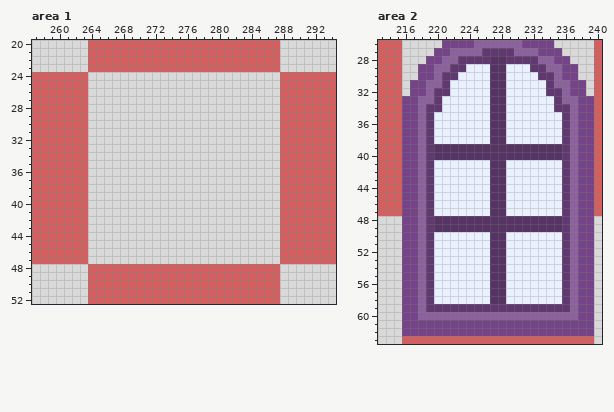
Pixel-art file, stored at Assets/Resources/Sprites/tiles/Letter box.aseprite. This is how it looked before the edit.
576x144 pixels, 1 frame. Colours within 5 levels of each other are drawn and written as one. Shown: area 1: x 257..294, y 20..52; area 2: x 213..240, y 26..63. The commit also changed other parts of the picture, which this record leaves out.
And afterwards:
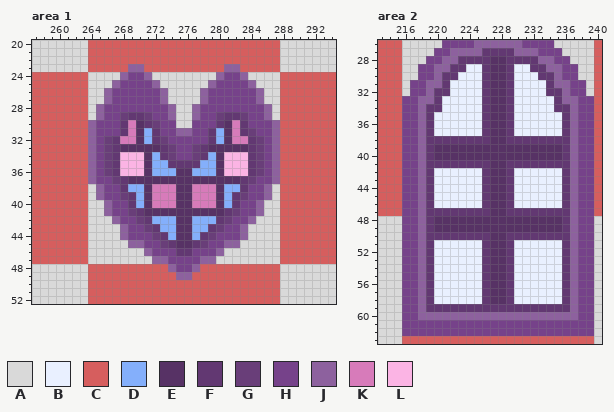
Palette (. is transparent): A #d9d9d9  B #e9f0ff  C #d65e5e  D #84affb  E #573265  F #623872  G #693e79  H #76428a  J #8d619e  K #d77bba  L #fbb4e4
Change:
--- area 1
@@ x 257..294 @@
 22 AAAAAAACCCCCCCCCCCCCCCCCCCCCCCCAAAAAAA
-23 AAAAAAACCCCCCCCCCCCCCCCCCCCCCCCAAAAAAA
-24 CCCCCCCAAAAAAAAAAAAAAAAAAAAAAAACCCCCCC
-25 CCCCCCCAAAAAAAAAAAAAAAAAAAAAAAACCCCCCC
-26 CCCCCCCAAAAAAAAAAAAAAAAAAAAAAAACCCCCCC
-27 CCCCCCCAAAAAAAAAAAAAAAAAAAAAAAACCCCCCC
-28 CCCCCCCAAAAAAAAAAAAAAAAAAAAAAAACCCCCCC
-29 CCCCCCCAAAAAAAAAAAAAAAAAAAAAAAACCCCCCC
-30 CCCCCCCAAAAAAAAAAAAAAAAAAAAAAAACCCCCCC
-31 CCCCCCCAAAAAAAAAAAAAAAAAAAAAAAACCCCCCC
-32 CCCCCCCAAAAAAAAAAAAAAAAAAAAAAAACCCCCCC
-33 CCCCCCCAAAAAAAAAAAAAAAAAAAAAAAACCCCCCC
-34 CCCCCCCAAAAAAAAAAAAAAAAAAAAAAAACCCCCCC
-35 CCCCCCCAAAAAAAAAAAAAAAAAAAAAAAACCCCCCC
-36 CCCCCCCAAAAAAAAAAAAAAAAAAAAAAAACCCCCCC
-37 CCCCCCCAAAAAAAAAAAAAAAAAAAAAAAACCCCCCC
-38 CCCCCCCAAAAAAAAAAAAAAAAAAAAAAAACCCCCCC
-39 CCCCCCCAAAAAAAAAAAAAAAAAAAAAAAACCCCCCC
-40 CCCCCCCAAAAAAAAAAAAAAAAAAAAAAAACCCCCCC
-41 CCCCCCCAAAAAAAAAAAAAAAAAAAAAAAACCCCCCC
-42 CCCCCCCAAAAAAAAAAAAAAAAAAAAAAAACCCCCCC
-43 CCCCCCCAAAAAAAAAAAAAAAAAAAAAAAACCCCCCC
-44 CCCCCCCAAAAAAAAAAAAAAAAAAAAAAAACCCCCCC
-45 CCCCCCCAAAAAAAAAAAAAAAAAAAAAAAACCCCCCC
-46 CCCCCCCAAAAAAAAAAAAAAAAAAAAAAAACCCCCCC
-47 CCCCCCCAAAAAAAAAAAAAAAAAAAAAAAACCCCCCC
-48 AAAAAAACCCCCCCCCCCCCCCCCCCCCCCCAAAAAAA
-49 AAAAAAACCCCCCCCCCCCCCCCCCCCCCCCAAAAAAA
+23 AAAAAAACCCCCJJCCCCCCCCCCJJCCCCCAAAAAAA
+24 CCCCCCCAAAAJHHJAAAAAAAAJHHJAAAACCCCCCC
+25 CCCCCCCAAAJHHHHJAAAAAAJHHHHJAAACCCCCCC
+26 CCCCCCCAAJHHHHHHJAAAAJHHHHHHJAACCCCCCC
+27 CCCCCCCAAJHHHHHHJAAAAJHHHHHHJAACCCCCCC
+28 CCCCCCCAJHHHHHHHHJAAJHHHHHHHHJACCCCCCC
+29 CCCCCCCAJHHGFFGHHJAAJHHGFFGHHJACCCCCCC
+30 CCCCCCCJHHHFKEFGHHAAHHHFEKFHHHJCCCCCCC
+31 CCCCCCCJHHHFKEDFHHJJHHFDEKFGHHJCCCCCCC
+32 CCCCCCCJHGFKKEDFGHHHHHFDEKKFGHJCCCCCCC
+33 CCCCCCCJHGFEEEEEFGHHGFEEEEEFGHJCCCCCCC
+34 CCCCCCCJHGFLLLEDFGHHGFDELLLFGHJCCCCCCC
+35 CCCCCCCJHGFLLLEDDFFFFDDELLLFGHJCCCCCCC
+36 CCCCCCCJHGFLLLEDDDEEDDDELLLFGHJCCCCCCC
+37 CCCCCCCJHHGFEEEEEEEEEEEEEEFGHHJCCCCCCC
+38 CCCCCCCAJHHFDDEKKKEEKKKEDDFHHJACCCCCCC
+39 CCCCCCCAJHHGFDEKKKEEKKKEDFGHHJACCCCCCC
+40 CCCCCCCAAJHHFDEKKKEEKKKEDFHHJAACCCCCCC
+41 CCCCCCCAAJHHGFEEEEEEEEEEFGHHJAACCCCCCC
+42 CCCCCCCAAAJHHGFDDDEEDDDFGHHJAAACCCCCCC
+43 CCCCCCCAAAAJHHGFDDEEDDFGHHJAAAACCCCCCC
+44 CCCCCCCAAAAJHHHGFDEEDFGHHHJAAAACCCCCCC
+45 CCCCCCCAAAAAJJHHGFEEFGHHJJAAAAACCCCCCC
+46 CCCCCCCAAAAAAAJHHHFFHHHJAAAAAAACCCCCCC
+47 CCCCCCCAAAAAAAAJJHHHHJJAAAAAAAACCCCCCC
+48 AAAAAAACCCCCCCCCCJHHJCCCCCCCCCCAAAAAAA
+49 AAAAAAACCCCCCCCCCCJJCCCCCCCCCCCAAAAAAA
 50 AAAAAAACCCCCCCCCCCCCCCCCCCCCCCCAAAAAAA
--- area 2
@@ x 213..240 @@
 28 CCCAAAHHJJFFFFEEFFFFJJHHAAAC
-29 CCCAAHHJJFFBBBEEBBBFFJJHHAAC
-30 CCCAAHHJFFBBBBEEBBBBFFJHHAAC
-31 CCCAHHJJFBBBBBEEBBBBBFJJHHAC
-32 CCCAHHJFFBBBBBEEBBBBBFFJHHAC
-33 CCCHHJJFBBBBBBEEBBBBBBFJJHHC
-34 CCCHHJFFBBBBBBEEBBBBBBFFJHHC
-35 CCCHHJFBBBBBBBEEBBBBBBBFJHHC
-36 CCCHHJFBBBBBBBEEBBBBBBBFJHHC
-37 CCCHHJFBBBBBBBEEBBBBBBBFJHHC
-38 CCCHHJFBBBBBBBEEBBBBBBBFJHHC
+29 CCCAAHHJJFFBBFEEFBBFFJJHHAAC
+30 CCCAAHHJFFBBBFEEFBBBFFJHHAAC
+31 CCCAHHJJFBBBBFEEFBBBBFJJHHAC
+32 CCCAHHJFFBBBBFEEFBBBBFFJHHAC
+33 CCCHHJJFBBBBBFEEFBBBBBFJJHHC
+34 CCCHHJFFBBBBBFEEFBBBBBFFJHHC
+35 CCCHHJFBBBBBBFEEFBBBBBBFJHHC
+36 CCCHHJFBBBBBBFEEFBBBBBBFJHHC
+37 CCCHHJFBBBBBBFEEFBBBBBBFJHHC
+38 CCCHHJFFFFFFFFEEFFFFFFFFJHHC
 39 CCCHHJFEEEEEEEEEEEEEEEEFJHHC
 40 CCCHHJFEEEEEEEEEEEEEEEEFJHHC
-41 CCCHHJFBBBBBBBEEBBBBBBBFJHHC
-42 CCCHHJFBBBBBBBEEBBBBBBBFJHHC
-43 CCCHHJFBBBBBBBEEBBBBBBBFJHHC
-44 CCCHHJFBBBBBBBEEBBBBBBBFJHHC
-45 CCCHHJFBBBBBBBEEBBBBBBBFJHHC
-46 CCCHHJFBBBBBBBEEBBBBBBBFJHHC
-47 CCCHHJFBBBBBBBEEBBBBBBBFJHHC
+41 CCCHHJFFFFFFFFEEFFFFFFFFJHHC
+42 CCCHHJFBBBBBBFEEFBBBBBBFJHHC
+43 CCCHHJFBBBBBBFEEFBBBBBBFJHHC
+44 CCCHHJFBBBBBBFEEFBBBBBBFJHHC
+45 CCCHHJFBBBBBBFEEFBBBBBBFJHHC
+46 CCCHHJFBBBBBBFEEFBBBBBBFJHHC
+47 CCCHHJFFFFFFFFEEFFFFFFFFJHHC
 48 AAAHHJFEEEEEEEEEEEEEEEEFJHHA
 49 AAAHHJFEEEEEEEEEEEEEEEEFJHHA
-50 AAAHHJFBBBBBBBEEBBBBBBBFJHHA
-51 AAAHHJFBBBBBBBEEBBBBBBBFJHHA
-52 AAAHHJFBBBBBBBEEBBBBBBBFJHHA
-53 AAAHHJFBBBBBBBEEBBBBBBBFJHHA
-54 AAAHHJFBBBBBBBEEBBBBBBBFJHHA
-55 AAAHHJFBBBBBBBEEBBBBBBBFJHHA
-56 AAAHHJFBBBBBBBEEBBBBBBBFJHHA
-57 AAAHHJFBBBBBBBEEBBBBBBBFJHHA
-58 AAAHHJFBBBBBBBEEBBBBBBBFJHHA
+50 AAAHHJFFFFFFFFEEFFFFFFFFJHHA
+51 AAAHHJFBBBBBBFEEFBBBBBBFJHHA
+52 AAAHHJFBBBBBBFEEFBBBBBBFJHHA
+53 AAAHHJFBBBBBBFEEFBBBBBBFJHHA
+54 AAAHHJFBBBBBBFEEFBBBBBBFJHHA
+55 AAAHHJFBBBBBBFEEFBBBBBBFJHHA
+56 AAAHHJFBBBBBBFEEFBBBBBBFJHHA
+57 AAAHHJFBBBBBBFEEFBBBBBBFJHHA
+58 AAAHHJFBBBBBBFEEFBBBBBBFJHHA
 59 AAAHHJFFFFFFFFFFFFFFFFFFJHHA
Boxes around the changes in both pictures, in picture pixels (x1, y1, x2, y2):
changed: (88, 64, 280, 280)
changed: (434, 64, 562, 304)
